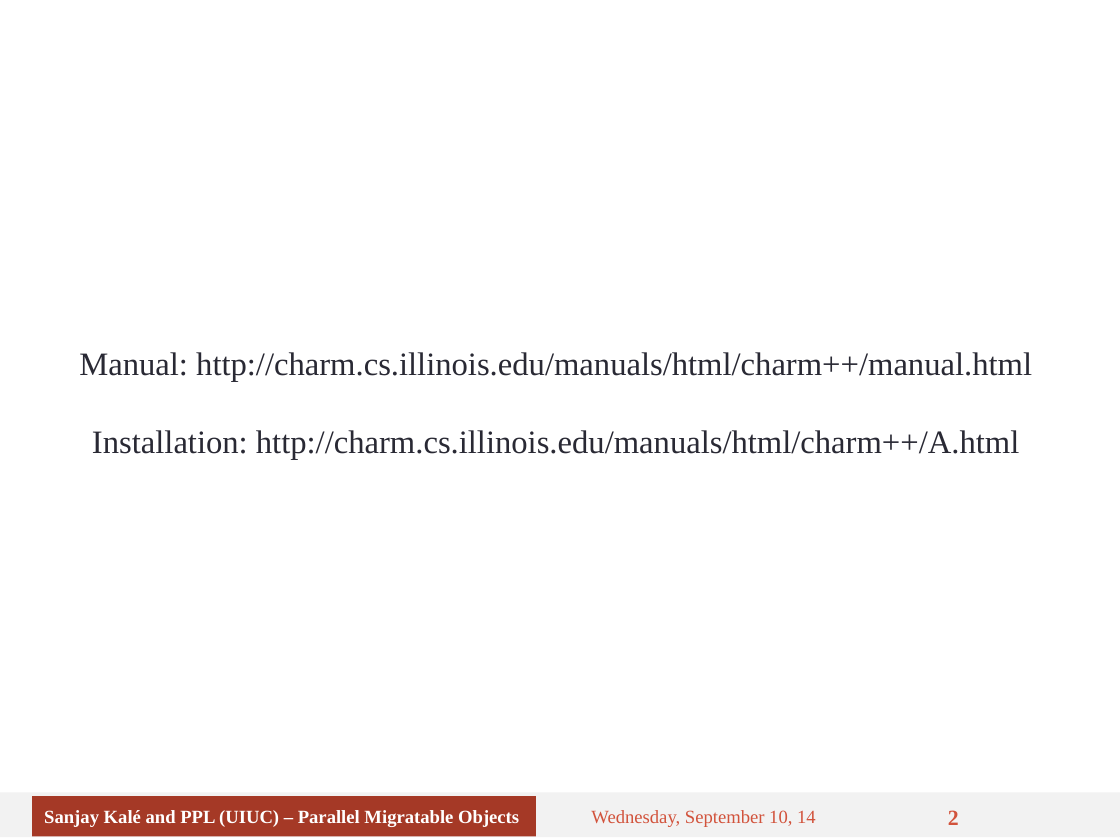
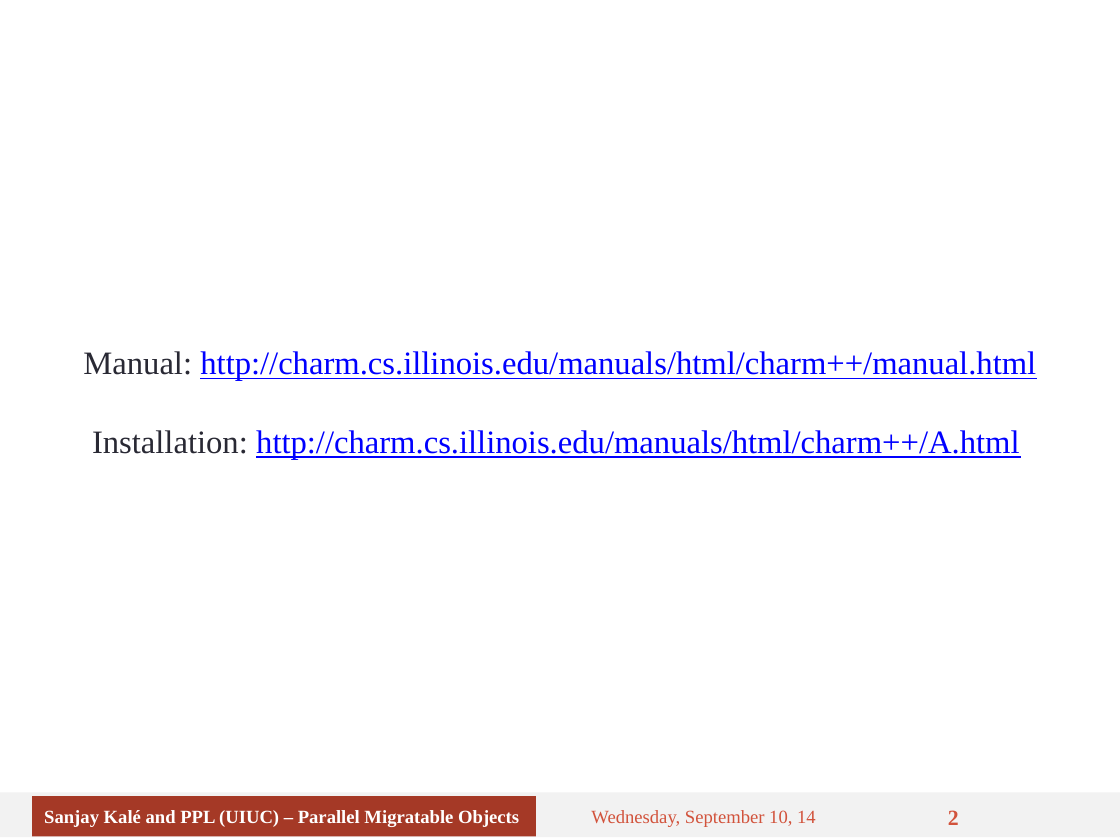
Before and after one commit to UIUC-PPL/charm_tutorial, a slide deck: slide 2 of tutorial-01-intro.pptx. Drawn at 1120x840 pixels with LibreOffice and Linux fonts; fonts in the diff are those of the drawing. Boxes give left, top, right and bottom in pixels: in the first picture for what was removed or moved away, otherwise in the second. Text is boxed around its words. In the diff, an @@ line names an element or a change of style, - is before the commit and + after.

Commit message:
Create hyperlinks and fix some bullet spacing

```diff
--- a/tutorial-01-intro.pptx
+++ b/tutorial-01-intro.pptx
@@ text "Manual: http://charm.cs.illinois.edu/manuals/html/charm++/ma ..." at <box>83,351,1036,459</box>: text colour #292934 to #0000FF, underline on in "http://charm.cs.illinois.edu/manuals/html/charm++/manual.htm ...", "http://charm.cs.illinois.edu/manuals/html/charm++/A.html" @@
```
